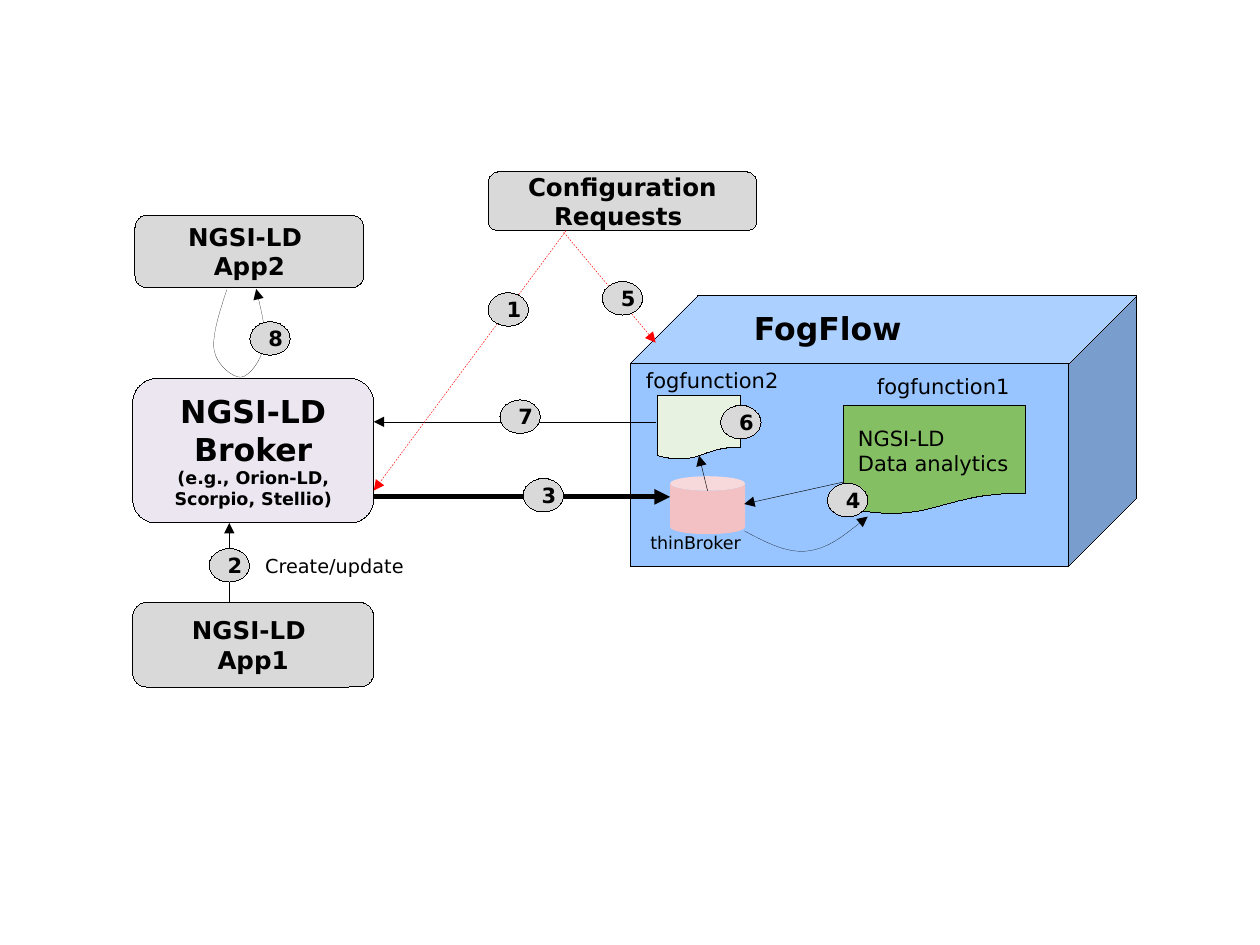
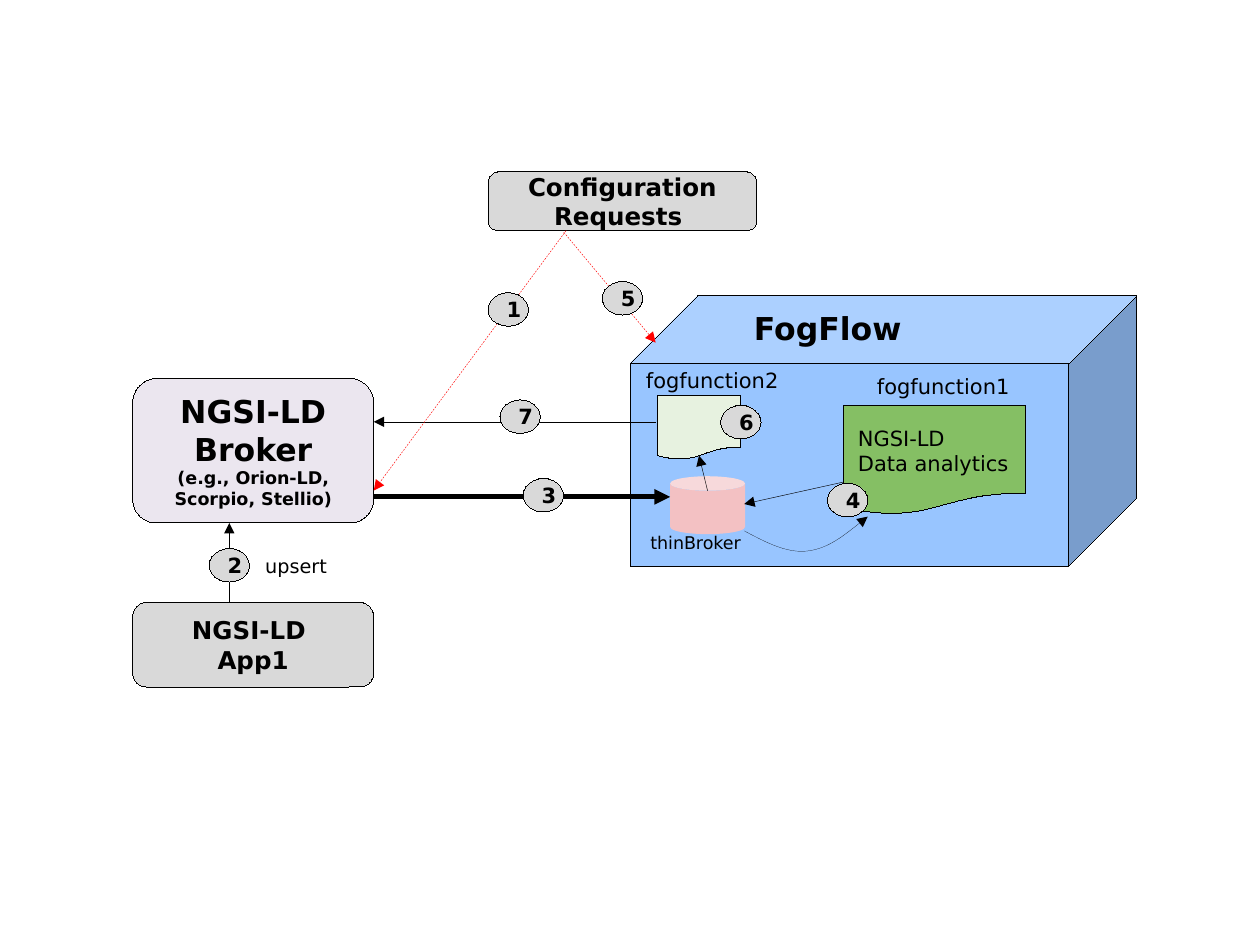
Before and after one commit to smartfog/fogflow, a slide deck: slide 55 of doc/en/source/figures/figures.pptx. Drawn at 1260x945 pixels with LibreOffice and Linux fonts; fonts in the diff are those of the drawing. Boxes give left, top, right and bottom in pixels: in the first picture for what was removed or moved away, otherwise in the second. Text is boxed around its words. In the diff, an @@ line names an element or a change of style, - is before the commit and + after.

Commit message:
update the diagram of the integration between fogflow and ngsi-ld brokers

```diff
--- a/doc/en/source/figures/figures.pptx
+++ b/doc/en/source/figures/figures.pptx
@@ rounded rectangle removed at [135,215,364,287] @@
-NGSI-LD
-App2
@@ freeform shape removed at [214,289,265,377] @@
@@ ellipse removed at [249,321,290,355] @@
-8
@@ text at [265,559,327,577]: text changed @@
-Create/update
+upsert
```
Also in this commit, not shown: 1 other file.
